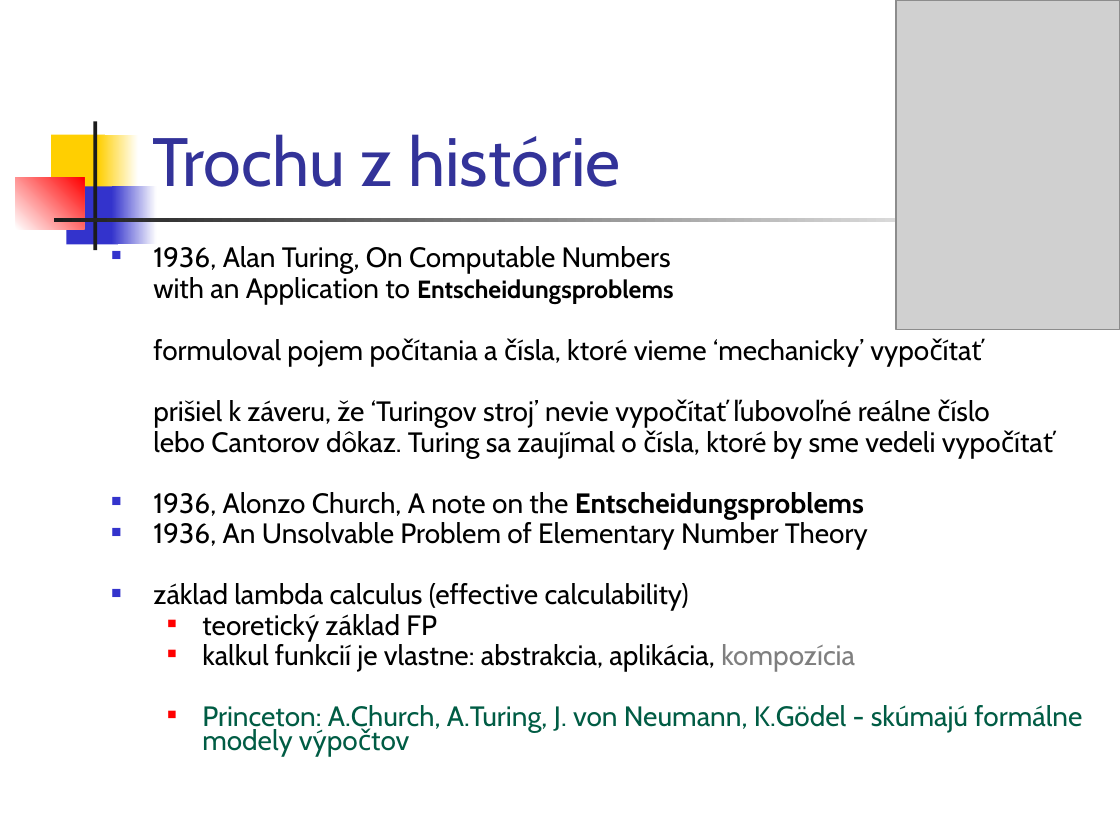
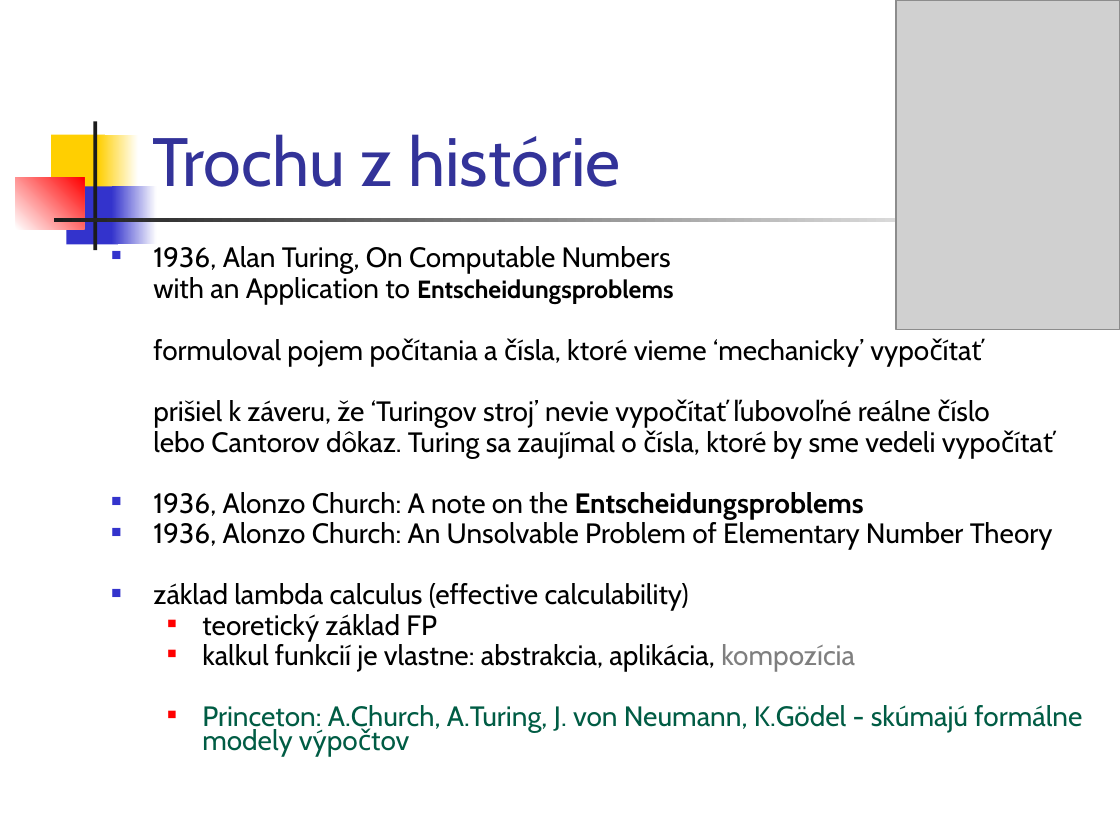
Before and after one commit to Funkcionalne/Prednasky, a slide deck: slide 5 of 05/05_fpro.ppt. Drawn at 1120x840 pixels with LibreOffice and Linux fonts; fonts in the diff are those of the drawing; grey boxes stand for pictures. Boxes give left, top, right and bottom in pixels: in the first picture for what was removed or moved away, otherwise in the second. Text is boxed around its words. In the diff, an @@ line names an element or a change of style, - is before the commit and + after.

```diff
--- a/05/05_fpro.ppt
+++ b/05/05_fpro.ppt
@@ text at bbox=[153, 492, 1053, 550]: text changed @@
-■ 1936, Alonzo Church, A note on the Entscheidungsproblems
-■ 1936, An Unsolvable Problem of Elementary Number Theory
+■ 1936, Alonzo Church: A note on the Entscheidungsproblems
+■ 1936, Alonzo Church: An Unsolvable Problem of Elementary Number Theory
```
Also in this commit, not shown: 13 other slides changed, 1 other file.
